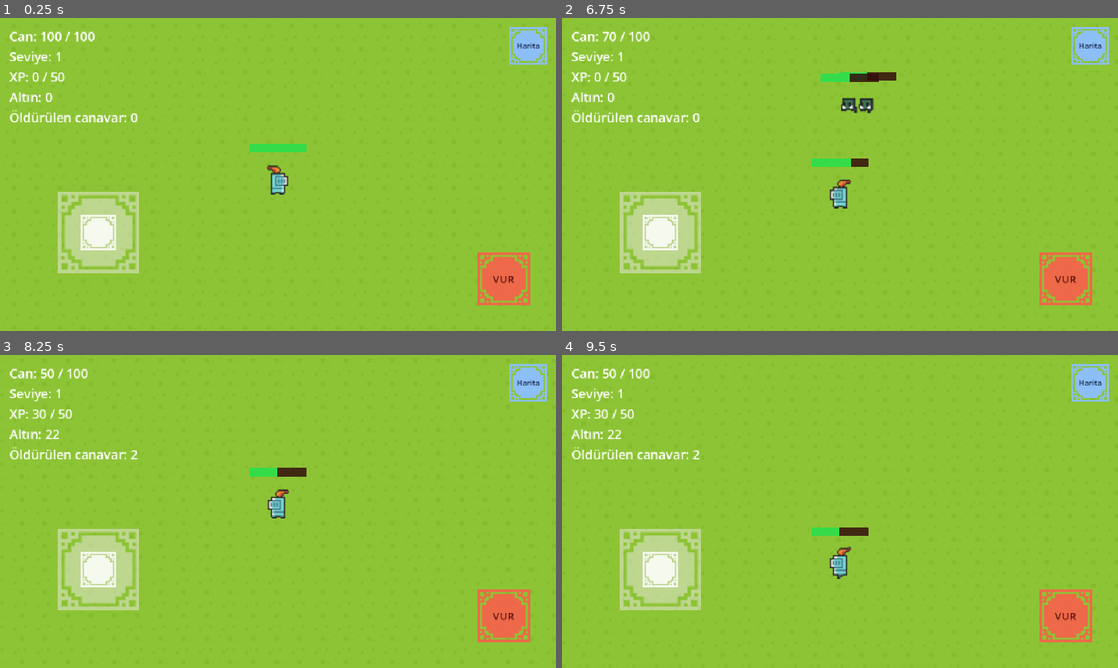
Above: before the commit, frames 1-4 (two rows, left to right).
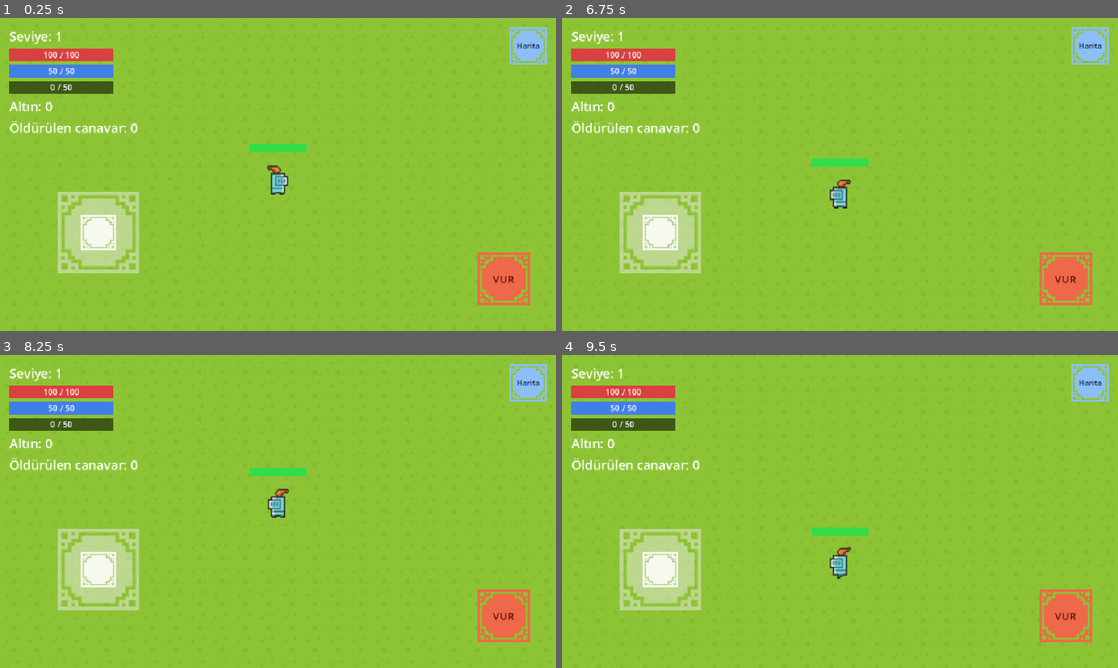
Above: after the commit, the same moments.

Repository: batv45/knight-lite
Game: Godot game, scene res://scenes/World.tscn
Two runs of this game, one before a commit and one after it. Both use one fixed random seed, a clock stepped at 60 frames per second and the inputs below.
Inputs (mouse positions are in pixels of both pictures, inside the frame that each line leads up to):
- Up to frame 1 (0.25 s): no input
- Up to frame 2 (6.75 s): click "Harita" at 0.5 s; tap Enter (ui_accept) at 1.25, 2, 2.75, 3.5, 4.25, 4.52, 5 s; drag from (840, 174) to (895, 105) at 1.27 s; drag from (728, 190) to (812, 237) at 2.02 s; move the mouse to (895, 105) at 2.77 s; hold Right (ui_right) 2.78-3.5 s; click (895, 105) at 2.92 s; drag from (812, 237) to (673, 127) at 3.52 s; move the mouse to (1006, 221) at 4.27 s; hold Left (ui_left) 4.28-5 s; click (1006, 221) at 4.42 s; drag from (840, 174) to (756, 96) at 5.02 s; move the mouse to (867, 174) at 5.77 s; hold Down (ui_down) 5.78-6.5 s; click (867, 174) at 5.92 s; drag from (756, 96) to (728, 190) at 6.52 s
- Up to frame 3 (8.25 s): move the mouse to (400, 495) at 7.27 s; hold Up (ui_up) 7.28-8 s; click (400, 495) at 7.42 s; tap Enter (ui_accept) at 7.52 s; drag from (278, 511) to (250, 574) at 8.02 s
- Up to frame 4 (9.5 s): move the mouse to (895, 442) at 8.77 s; hold Down (ui_down) from 8.78 s (still down); click (895, 442) at 8.92 s

The runs differ from the first frame. In frame 1, 3.6% of the frame differs, in the area x 1-25%, y 4-37%; in frame 2, 4.3%, in the area x 1-61%, y 4-48%; in frame 3, 3.9%; in frame 4, 3.7%.

Commit message:
Hedef kilitleme sistemi + canli harita + HP/MP/XP bar UI
- enemy.gd: canavarlar artik otomatik saldirmiyor, sadece oyuncu tarafindan
  hedeflenince (vurulunca) Chase/Attack'e geciyor. Hedeflenen canavarin
  etrafinda sari halka gorunuyor. health_changed sinyali eklendi.
- player.gd: current_target takibi, saldirinca vurulan canavar hedef oluyor,
  hedef olurken/olunce otomatik temizleniyor. MP stati eklendi (regen var,
  ileride buyu/skill sistemi icin altyapi). Ayni vurusla olen canavarin
  yanlislikla yeniden hedeflenmesi bug'i duzeltildi (is_alive() kontrolu).
- hud.gd + ui_bar.gd: sol ustteki HP/XP artık gercek bar UI (yeni MP bar da
  eklendi), ust ortada hedeflenen canavarin HP bari (olunce/hedef degisince
  gizleniyor)
- map_overlay.gd: artik CANLI (her karede yeniden ciziliyor), acikken
  TouchControls devre disi birakiliyor (kapaninca tekrar acik) - onceki
  cakisma/calismama sorununun kok nedeni buydu
- touch_controls.gd: set_enabled() eklendi, harita gibi overlay'ler acikken
  ham dokunuslari yok sayiyor

Hepsi izole SceneTree testleriyle dogrulandi: hedeflenmemis canavar pasif
kaliyor, hedeflenince halka+top-bar dogru calisiyor, ayni vurusla olum
senaryosu artik hatasiz.

Diff:
--- a/app/scripts/enemy.gd
+++ b/app/scripts/enemy.gd
@@ -1,10 +1,15 @@
 extends CharacterBody2D
-## Faz 4: veri odaklı çoklu canavar tipi. `type_id` (world.gd tarafından add_child'dan
-## ÖNCE set edilir) hangi sprite/stat setinin kullanılacağını belirler.
-## State machine: Idle -> oyuncuyu görünce Chase -> menzile girince Attack ->
-## HP 0 olunca Dead. Görsel: 0x72'nin "DungeonTilesetII" paketinden.
+## Faz 4: veri odaklı çoklu canavar tipi + hedef kilitleme. `type_id` (world.gd
+## tarafından add_child'dan ÖNCE set edilir) hangi sprite/stat setinin
+## kullanılacağını belirler.
+##
+## Canavarlar artık OTOMATİK saldırmaz: sadece oyuncu tarafından hedeflenince
+## (bkz. player.gd _set_target) Chase/Attack state'ine geçer, hedef değişince/
+## kaybolunca tekrar Idle'a döner. Hedeflenen canavarın etrafında sarı bir
+## halka gösterilir.
 
 signal died(xp_reward: int)
+signal health_changed(current: int, max_hp: int)
 
 enum State { IDLE, CHASE, ATTACK, DEAD }
 
@@ -14,19 +19,19 @@
 const ENEMY_TYPES := {
 	"goblin": {
 		"body_size": Vector2(16, 16), "max_hp": 40, "speed": 90.0,
-		"detect_range": 220.0, "attack_range": 34.0, "attack_damage": 10, "xp_reward": 15,
+		"attack_range": 34.0, "attack_damage": 10, "xp_reward": 15,
 	},
 	"skelet": {
 		"body_size": Vector2(16, 16), "max_hp": 65, "speed": 85.0,
-		"detect_range": 240.0, "attack_range": 34.0, "attack_damage": 15, "xp_reward": 30,
+		"attack_range": 34.0, "attack_damage": 15, "xp_reward": 30,
 	},
 	"orc_warrior": {
 		"body_size": Vector2(16, 23), "max_hp": 100, "speed": 75.0,
-		"detect_range": 260.0, "attack_range": 38.0, "attack_damage": 20, "xp_reward": 50,
+		"attack_range": 38.0, "attack_damage": 20, "xp_reward": 50,
 	},
 	"big_demon": {
 		"body_size": Vector2(32, 36), "max_hp": 220, "speed": 65.0,
-		"detect_range": 280.0, "attack_range": 46.0, "attack_damage": 35, "xp_reward": 150,
+		"attack_range": 46.0, "attack_damage": 35, "xp_reward": 150,
 	},
 }
 const DEFAULT_TYPE := "goblin"
@@ -35,10 +40,10 @@
 var type_id := DEFAULT_TYPE
 
 var state: int = State.IDLE
+var is_targeted := false
 var hp: int
 var max_hp: int
 var speed: float
-var detect_range: float
 var attack_range: float
 var attack_damage: int
 var xp_reward: int
@@ -49,6 +54,7 @@
 var _visual: AnimatedSprite2D
 var _collision_shape: CollisionShape2D
 var _health_bar: HealthBar
+var _target_ring: Node2D
 
 func _ready() -> void:
 	add_to_group("enemies")
@@ -58,7 +64,6 @@
 	max_hp = cfg["max_hp"]
 	hp = max_hp
 	speed = cfg["speed"]
-	detect_range = cfg["detect_range"]
 	attack_range = cfg["attack_range"]
 	attack_damage = cfg["attack_damage"]
 	xp_reward = cfg["xp_reward"]
@@ -79,6 +84,14 @@
 	_health_bar.position = Vector2(0, -body_size.y / 2.0 - 10.0)
 	add_child(_health_bar)
 	_health_bar.update_ratio(1.0)
+
+	_target_ring = Node2D.new()
+	_target_ring.visible = false
+	add_child(_target_ring)
+	_target_ring.draw.connect(func():
+		var radius: float = max(body_size.x, body_size.y) / 2.0 + 5.0
+		_target_ring.draw_arc(Vector2.ZERO, radius, 0, TAU, 28, Color(1, 0.9, 0.2, 0.95), 2.5)
+	)
 
 	_player = get_tree().get_first_node_in_group("player")
 
@@ -101,8 +114,23 @@
 
 	return frames
 
+func is_alive() -> bool:
+	return state != State.DEAD
+
+## Player tarafından vurulunca (bkz. player.gd _set_target) çağrılır. Hedeflenmeyen
+## canavarlar tamamen pasif kalır (hareket etmez, saldırmaz).
+func set_targeted(value: bool) -> void:
+	is_targeted = value
+	_target_ring.visible = value
+	if value:
+		_target_ring.queue_redraw()
+	else:
+		state = State.IDLE
+		velocity = Vector2.ZERO
+		_attack_ready = true
+
 func _physics_process(_delta: float) -> void:
-	if state == State.DEAD or _player == null or not is_instance_valid(_player) or _player.is_dead:
+	if state == State.DEAD or not is_targeted or _player == null or not is_instance_valid(_player) or _player.is_dead:
 		velocity = Vector2.ZERO
 		_update_animation()
 		return
@@ -115,12 +143,9 @@
 		velocity = Vector2.ZERO
 		if _attack_ready:
 			_attack()
-	elif dist <= detect_range:
+	else:
 		state = State.CHASE
 		velocity = to_player.normalized() * speed
-	else:
-		state = State.IDLE
-		velocity = Vector2.ZERO
 
 	move_and_slide()
 	_update_animation()
@@ -140,6 +165,7 @@
 	if state == State.DEAD:
 		return
 	hp = max(hp - amount, 0)
+	health_changed.emit(hp, max_hp)
 	_health_bar.update_ratio(float(hp) / float(max_hp))
 	_flash_hit()
 	if hp <= 0:
--- a/app/scripts/hud.gd
+++ b/app/scripts/hud.gd
@@ -1,20 +1,28 @@
 extends CanvasLayer
-## Faz 4 HUD: can, seviye/XP, altın, öldürülen canavar sayacı, level-up bildirimi
-## ve sağ üstteki harita butonu (basınca dünyanın anlık bir "fotoğrafını" gösterir).
+## Faz 4 HUD: sol üstte seviye + HP/MP/XP çubukları + altın + öldürülen canavar
+## sayacı, üst ortada hedeflenen canavarın HP çubuğu, sağ üstte harita butonu.
 
 ## world.gd tarafından add_child()'dan ÖNCE set edilir (harita çizimi için gerekli).
 var world_size := Vector2(2400, 1350)
 
-var _hp_label: Label
+const BAR_SIZE := Vector2(180, 22)
+
 var _level_label: Label
-var _xp_label: Label
+var _hp_bar: Control
+var _mp_bar: Control
+var _xp_bar: Control
 var _gold_label: Label
 var _kill_label: Label
 var _level_up_label: Label
 var _kills := 0
 
+var _target_container: Control
+var _target_name_label: Label
+var _target_bar: Control
+var _current_target: Node = null
+
 func _ready() -> void:
-	layer = 10 # TouchControls (varsayılan layer 1) her zaman altında kalsın; harita overlay'i üstte görünsün
+	layer = 10 # TouchControls (varsayılan layer 1) her zaman altında kalsın; overlay'ler üstte görünsün
 
 	var margin := MarginContainer.new()
 	margin.set_anchors_preset(Control.PRESET_TOP_LEFT)
@@ -23,11 +31,13 @@
 	add_child(margin)
 
 	var box := VBoxContainer.new()
+	box.add_theme_constant_override("separation", 6)
 	margin.add_child(box)
 
-	_hp_label = _make_label(box)
 	_level_label = _make_label(box)
-	_xp_label = _make_label(box)
+	_hp_bar = _make_bar(box, Color(0.85, 0.25, 0.25))
+	_mp_bar = _make_bar(box, Color(0.25, 0.5, 0.9))
+	_xp_bar = _make_bar(box, Color(0.9, 0.75, 0.2))
 	_gold_label = _make_label(box)
 	_kill_label = _make_label(box)
 	_kill_label.text = "Öldürülen canavar: 0"
@@ -41,6 +51,7 @@
 	add_child(_level_up_label)
 
 	_build_map_button()
+	_build_target_ui()
 
 func _make_label(parent: VBoxContainer) -> Label:
 	var label := Label.new()
@@ -48,12 +59,22 @@
 	parent.add_child(label)
 	return label
 
+func _make_bar(parent: VBoxContainer, color: Color) -> Control:
+	var bar: Control = load("res://scripts/ui_bar.gd").new()
+	parent.add_child(bar)
+	bar.setup(color, BAR_SIZE)
+	bar.set_value(1, 1)
+	return bar
+
 func set_player_hp(current: int, max_hp: int) -> void:
-	_hp_label.text = "Can: %d / %d" % [current, max_hp]
+	_hp_bar.set_value(current, max_hp)
+
+func set_player_mp(current: int, max_mp: int) -> void:
+	_mp_bar.set_value(current, max_mp)
 
 func set_xp(current: int, needed: int, level: int) -> void:
 	_level_label.text = "Seviye: %d" % level
-	_xp_label.text = "XP: %d / %d" % [current, needed]
+	_xp_bar.set_value(current, needed)
 
 func set_gold(amount: int) -> void:
 	_gold_label.text = "Altın: %d" % amount
@@ -97,3 +118,61 @@
 	var overlay: Control = load("res://scripts/map_overlay.gd").new()
 	overlay.world_size = world_size
 	add_child(overlay)
+
+## --- Hedeflenen canavar HP göstergesi (üst orta) ----------------------------
+
+func _build_target_ui() -> void:
+	var viewport_width := get_viewport().get_visible_rect().size.x
+	var width := 200.0
+
+	_target_container = Control.new()
+	_target_container.position = Vector2(viewport_width / 2.0 - width / 2.0, 12)
+	_target_container.size = Vector2(width, 50)
+	_target_container.visible = false
+	add_child(_target_container)
+
+	_target_name_label = Label.new()
+	_target_name_label.size = Vector2(width, 20)
+	_target_name_label.horizontal_alignment = HORIZONTAL_ALIGNMENT_CENTER
+	_target_name_label.add_theme_font_size_override("font_size", 16)
+	_target_container.add_child(_target_name_label)
+
+	_target_bar = load("res://scripts/ui_bar.gd").new()
+	_target_bar.position = Vector2((width - BAR_SIZE.x) / 2.0, 22)
+	_target_container.add_child(_target_bar)
+	_target_bar.setup(Color(0.85, 0.2, 0.2), BAR_SIZE)
+
+## world.gd bunu player.target_changed sinyaline bağlar.
+func set_target(enemy: Node) -> void:
+	if _current_target == enemy:
+		return
+	if is_instance_valid(_current_target) and _current_target.health_changed.is_connected(_on_target_health_changed):
+		_current_target.health_changed.disconnect(_on_target_health_changed)
+
+	_current_target = enemy
+	if enemy == null or not is_instance_valid(enemy):
+		_target_container.visible = false
+		return
+
+	_target_container.visible = true
+	_target_name_label.text = _display_name_for_type(enemy.type_id if "type_id" in enemy else "")
+	_target_bar.set_value(enemy.hp, enemy.max_hp)
+	enemy.health_changed.connect(_on_target_health_changed)
+
+func _on_target_health_changed(current: int, max_hp: int) -> void:
+	_target_bar.set_value(current, max_hp)
+	if current <= 0:
+		_target_container.visible = false
+
+func _display_name_for_type(type_id: String) -> String:
+	match type_id:
+		"goblin":
+			return "Goblin"
+		"skelet":
+			return "İskelet"
+		"orc_warrior":
+			return "Ork Savaşçı"
+		"big_demon":
+			return "Dev İblis"
+		_:
+			return type_id.capitalize()
--- a/app/scripts/map_overlay.gd
+++ b/app/scripts/map_overlay.gd
@@ -1,7 +1,9 @@
 extends Control
-## Sağ üstteki "Harita" butonuna basınca açılan basit dünya haritası.
-## Canlı değildir: açıldığı andaki oyuncu/canavar konumlarının bir "fotoğrafı"
-## gibidir (spec gereği güncellenmesi gerekmiyor). Herhangi bir yere dokununca kapanır.
+## Sağ üstteki "Harita" butonuna basınca açılan CANLI dünya haritası: her karede
+## yeniden çizilip oyuncu/canavar konumlarını güncel tutar. Açıkken arka plandaki
+## dokunmatik joystick/saldırı butonunun yanlışlıkla tetiklenmesini önlemek için
+## TouchControls devre dışı bırakılır, kapanınca tekrar etkinleştirilir.
+## Herhangi bir yere dokununca kapanır.
 
 var world_size := Vector2(2400, 1350)
 
@@ -36,7 +38,16 @@
 	add_child(hint)
 
 	gui_input.connect(_on_gui_input)
-	queue_redraw()
+	_set_touch_controls_enabled(false)
+	tree_exiting.connect(func(): _set_touch_controls_enabled(true))
+
+func _set_touch_controls_enabled(value: bool) -> void:
+	var tc := get_tree().get_first_node_in_group("touch_controls")
+	if tc:
+		tc.set_enabled(value)
+
+func _process(_delta: float) -> void:
+	queue_redraw() # canlı harita: her karede güncel konumlarla yeniden çiz
 
 func _on_gui_input(event: InputEvent) -> void:
 	if (event is InputEventScreenTouch and event.pressed) or (event is InputEventMouseButton and event.pressed):
--- a/app/scripts/player.gd
+++ b/app/scripts/player.gd
@@ -1,19 +1,28 @@
 extends CharacterBody2D
-## Faz 3 + asset entegrasyonu: hareket + savaş + leveling.
+## Faz 3 + asset entegrasyonu + hedef kilitleme: hareket + savaş + leveling.
 ## Görsel: 0x72'nin "DungeonTilesetII" paketinden şövalye (knight_m) sprite'ları.
+##
+## Saldırınca vurduğun canavar "hedef" olur (current_target): o canavar artık
+## sana saldırmaya başlar (bkz. enemy.gd set_targeted), etrafında halka belirir,
+## HUD'da üstte HP'si görünür. Başka bir canavara vurunca hedef değişir.
 
 signal died
 signal health_changed(current: int, max_hp: int)
+signal mp_changed(current: int, max_mp: int)
 signal xp_changed(current: int, needed: int, level: int)
 signal leveled_up(new_level: int)
 signal gold_changed(amount: int)
+signal target_changed(enemy: Node)
 
 const SPEED := 180.0
 const BODY_SIZE := 16.0
 const BASE_MAX_HP := 100
+const BASE_MAX_MP := 50
 const BASE_ATTACK_DAMAGE := 20
 const HP_PER_LEVEL := 20
+const MP_PER_LEVEL := 10
 const ATTACK_PER_LEVEL := 5
+const MP_REGEN_PER_SEC := 5.0
 const ATTACK_RANGE := 46.0
 const ATTACK_COOLDOWN := 0.4
 const RESPAWN_DELAY := 1.5
@@ -22,17 +31,21 @@
 
 var hp := BASE_MAX_HP
 var max_hp := BASE_MAX_HP
+var mp := BASE_MAX_MP
+var max_mp := BASE_MAX_MP
 var attack_damage := BASE_ATTACK_DAMAGE
 var level := 1
 var xp := 0
 var xp_to_next := _xp_for_level(1)
 var gold := 0
+var current_target: Node = null
 
 var facing := Vector2.DOWN
 var can_attack := true
 var is_dead := false
 var spawn_point := Vector2.ZERO
 
+var _mp_regen_accum := 0.0
 var _visual: AnimatedSprite2D
 var _collision_shape: CollisionShape2D
 var _health_bar: HealthBar
@@ -76,10 +89,12 @@
 
 	return frames
 
-func _physics_process(_delta: float) -> void:
+func _physics_process(delta: float) -> void:
 	if is_dead:
 		velocity = Vector2.ZERO
 		return
+
+	_regen_mp(delta)
 
 	var dir := InputBridge.get_move_vector()
 	if dir.length() > 0.1:
@@ -92,6 +107,16 @@
 	if InputBridge.consume_attack_request():
 		_attack()
 
+func _regen_mp(delta: float) -> void:
+	if mp >= max_mp:
+		return
+	_mp_regen_accum += MP_REGEN_PER_SEC * delta
+	if _mp_regen_accum >= 1.0:
+		var whole := int(_mp_regen_accum)
+		_mp_regen_accum -= whole
+		mp = min(mp + whole, max_mp)
+		mp_changed.emit(mp, max_mp)
+
 func _update_animation(dir: Vector2) -> void:
 	_visual.animation = "run" if dir.length() > 0.1 else "idle"
 	if abs(dir.x) > 0.1:
@@ -102,14 +127,44 @@
 		return
 	can_attack = false
 	_play_attack_flash()
+
+	var hit_target: Node = null
 	for enemy in get_tree().get_nodes_in_group("enemies"):
-		if not is_instance_valid(enemy):
+		if not is_instance_valid(enemy) or not enemy.is_alive():
 			continue
 		var to_enemy: Vector2 = enemy.global_position - global_position
 		if to_enemy.length() <= ATTACK_RANGE and to_enemy.normalized().dot(facing) > 0.3:
 			enemy.take_damage(attack_damage)
+			# Bu vuruşla öldüyse hedef olarak işaretleme (ölüm sinyali zaten
+			# current_target'ı temizledi, üstüne yazıp geri getirmeyelim).
+			if hit_target == null and is_instance_valid(enemy) and enemy.is_alive():
+				hit_target = enemy
+	if hit_target != null:
+		_set_target(hit_target)
+
 	await get_tree().create_timer(ATTACK_COOLDOWN).timeout
 	can_attack = true
+
+## Hedefi değiştirir: eski hedefin "targeted" durumunu kapatır (artık saldırmaz,
+## halkası kaybolur), yeniyi açar. Hedef ölünce de bu, null ile çağrılır.
+func _set_target(enemy: Node) -> void:
+	if current_target == enemy:
+		return
+	if is_instance_valid(current_target):
+		current_target.set_targeted(false)
+		if current_target.died.is_connected(_on_target_died):
+			current_target.died.disconnect(_on_target_died)
+
+	current_target = enemy
+	if is_instance_valid(current_target):
+		current_target.set_targeted(true)
+		current_target.died.connect(_on_target_died, CONNECT_ONE_SHOT)
+
+	target_changed.emit(current_target)
+
+func _on_target_died(_xp_reward: int) -> void:
+	current_target = null
+	target_changed.emit(null)
 
 func _play_attack_flash() -> void:
 	# Yöne doğru kısa bir "hamle" (lunge) + sıkışma-esneme (squash & stretch) efekti.
@@ -141,6 +196,7 @@
 	is_dead = true
 	visible = false
 	_collision_shape.disabled = true
+	_set_target(null)
 	died.emit()
 	await get_tree().create_timer(RESPAWN_DELAY).timeout
 	_respawn()
@@ -171,10 +227,13 @@
 func _level_up() -> void:
 	level += 1
 	max_hp += HP_PER_LEVEL
+	max_mp += MP_PER_LEVEL
 	attack_damage += ATTACK_PER_LEVEL
 	hp = max_hp
+	mp = max_mp
 	xp_to_next = _xp_for_level(level)
 	health_changed.emit(hp, max_hp)
+	mp_changed.emit(mp, max_mp)
 	_health_bar.update_ratio(1.0)
 	leveled_up.emit(level)
 	_play_level_up_flash()
--- a/app/scripts/touch_controls.gd
+++ b/app/scripts/touch_controls.gd
@@ -26,7 +26,12 @@
 var _attack_center := Vector2.ZERO
 var _attack_visual: TextureRect
 
+## Harita gibi bir overlay açıkken devre dışı bırakılır (bkz. map_overlay.gd),
+## yoksa ham _input() harita açıkken de joystick/saldırıyı tetiklemeye devam eder.
+var _enabled := true
+
 func _ready() -> void:
+	add_to_group("touch_controls")
 	var viewport_size := get_viewport().get_visible_rect().size
 
 	_base_center = Vector2(MARGIN + BASE_SIZE / 2.0, viewport_size.y - MARGIN - BASE_SIZE / 2.0)
@@ -69,7 +74,15 @@
 	_knob_visual.position = _knob_center - _knob_visual.size / 2.0
 	_attack_visual.position = _attack_center - _attack_visual.size / 2.0
 
+func set_enabled(value: bool) -> void:
+	_enabled = value
+	if not value:
+		_release_joystick()
+		_attack_touch_index = -1
+
 func _input(event: InputEvent) -> void:
+	if not _enabled:
+		return
 	if event is InputEventScreenTouch:
 		if event.pressed:
 			if _touch_index == -1 and event.position.distance_to(_base_center) <= BASE_SIZE:
--- /dev/null
+++ b/app/scripts/ui_bar.gd
@@ -0,0 +1,38 @@
+extends Control
+## HUD için yeniden kullanılabilir çubuk (HP/MP/XP/hedef HP'si). Arkaplan +
+## renkli dolgu + üstünde "current / max" metni. `setup()` ile boyut/renk,
+## `set_value()` ile değer güncellenir.
+
+var _bg: ColorRect
+var _fg: ColorRect
+var _label: Label
+
+func _ready() -> void:
+	_bg = ColorRect.new()
+	_bg.color = Color(0, 0, 0, 0.55)
+	_bg.mouse_filter = Control.MOUSE_FILTER_IGNORE
+	add_child(_bg)
+
+	_fg = ColorRect.new()
+	_fg.mouse_filter = Control.MOUSE_FILTER_IGNORE
+	add_child(_fg)
+
+	_label = Label.new()
+	_label.horizontal_alignment = HORIZONTAL_ALIGNMENT_CENTER
+	_label.vertical_alignment = VERTICAL_ALIGNMENT_CENTER
+	_label.add_theme_font_size_override("font_size", 14)
+	_label.mouse_filter = Control.MOUSE_FILTER_IGNORE
+	add_child(_label)
+
+func setup(bar_color: Color, bar_size: Vector2) -> void:
+	size = bar_size
+	custom_minimum_size = bar_size
+	_bg.size = bar_size
+	_fg.size = bar_size
+	_fg.color = bar_color
+	_label.size = bar_size
+
+func set_value(current: int, max_value: int) -> void:
+	var ratio: float = 0.0 if max_value <= 0 else clampf(float(current) / float(max_value), 0.0, 1.0)
+	_fg.size.x = _bg.size.x * ratio
+	_label.text = "%d / %d" % [current, max_value]
--- a/app/scripts/world.gd
+++ b/app/scripts/world.gd
@@ -37,10 +37,13 @@
 	_hud.world_size = WORLD_SIZE
 	add_child(_hud)
 	_player.health_changed.connect(_hud.set_player_hp)
+	_player.mp_changed.connect(_hud.set_player_mp)
 	_player.xp_changed.connect(_hud.set_xp)
 	_player.gold_changed.connect(_hud.set_gold)
 	_player.leveled_up.connect(_hud.announce_level_up)
+	_player.target_changed.connect(_hud.set_target)
 	_hud.set_player_hp(_player.hp, _player.max_hp)
+	_hud.set_player_mp(_player.mp, _player.max_mp)
 	_hud.set_xp(_player.xp, _player.xp_to_next, _player.level)
 	_hud.set_gold(_player.gold)
 
Not shown, added: app/scripts/ui_bar.gd.uid
